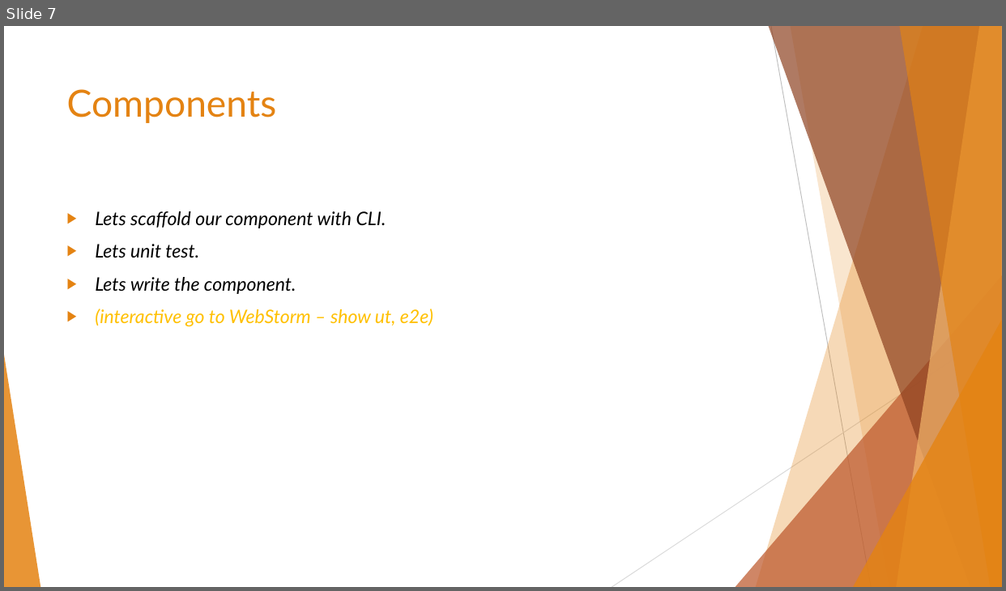
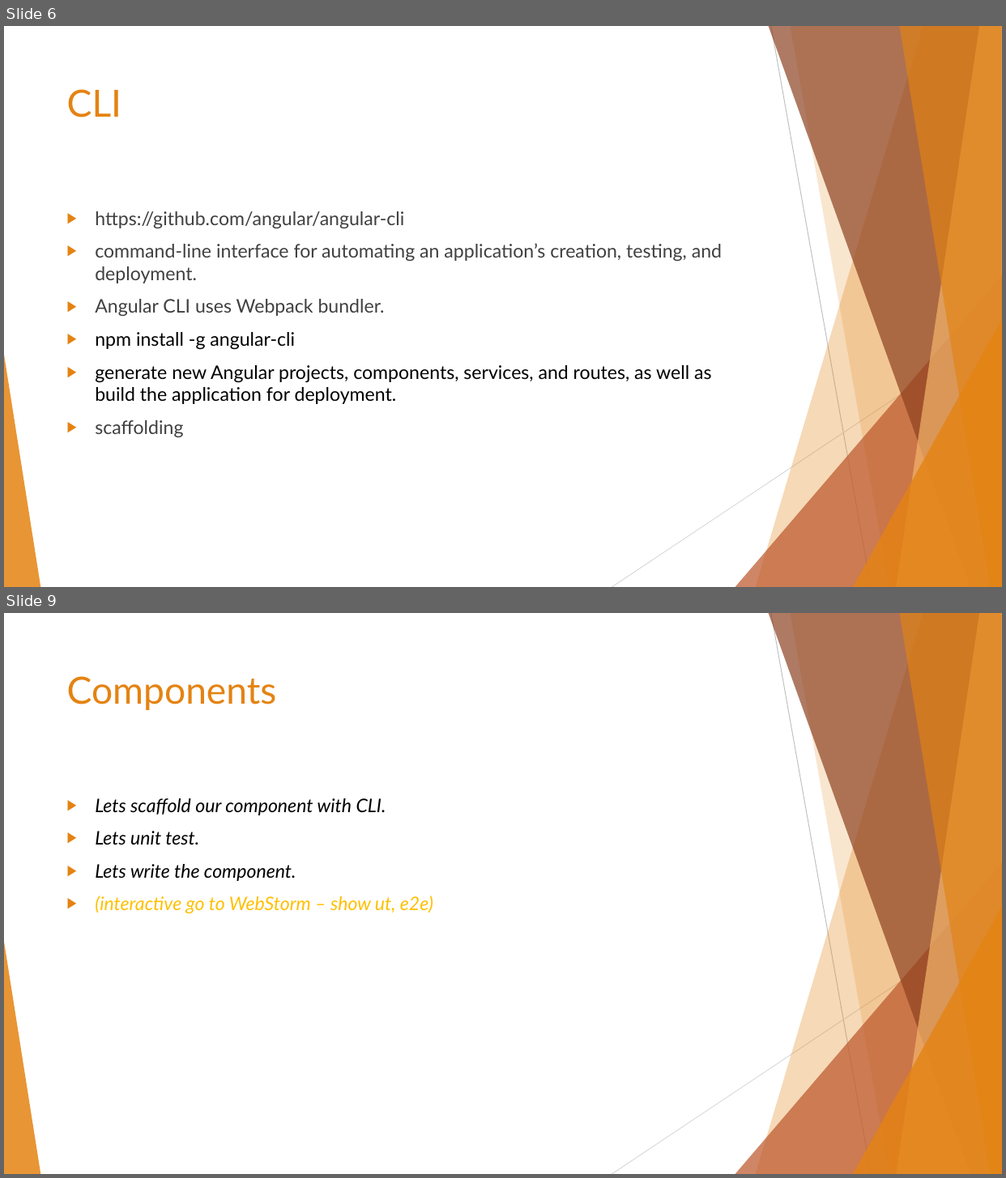
Before and after one commit to cwelrod/Demo, a slide deck: Angular 2 with TypeScript cont of MontJUG Spring Demo.pptx. Shown one above the other, each under a label of ours: slide 7 before the commit, slides 6 and 9 after it; the slides between them are not shown. The pictures are 1006x591 and 1006x1178 pixels, drawn with LibreOffice and Linux fonts; fonts in the diff are those of the drawing. Boxes give left, top, right and bottom in pixels: in the first picture for what was removed or moved away, otherwise in the second. Text is boxed around its words. In the diff, an @@ line names an element or a change of style, - is before the commit and + after.

```diff
--- a/Angular 2 with TypeScript cont of MontJUG Spring Demo.pptx
+++ b/Angular 2 with TypeScript cont of MontJUG Spring Demo.pptx
@@ slide 6 added at [4,26,1002,587], background #FFFFFF; not listed: 10 template elements that a slide beside it also shows @@
@@ title added at [67,89,121,118], 36 pt, text #E48312 @@
+CLI
@@ text added at [95,211,722,437], 18 pt, text #404040 @@
+▶ https://github.com/angular/angular-cli
+▶ command-line interface for automating an application’s creation, testing, and deployment.
+▶ Angular CLI uses Webpack bundler.
+▶ npm install -g angular-cli
+▶ generate new Angular projects, components, services, and routes, as well as build the application for deployment.
+▶ scaffolding
@@ what was slide 7 is now slide 9 @@
```
Also in this commit, not shown: 6 slides changed, 1 other slide added.
